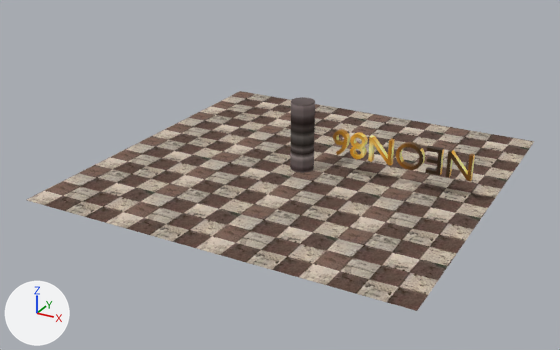
A saved change to the Blender file demos/shadowmap/scene.blend.
Before and after are seen from a 50 mm lens placed at (27.8, -54.4, 26.1), pointed at (-0.7, -2.7, 0.3). Every picture has the same lights, and +X, +Y and +Z are marked at lower left.

Objects in the first picture: 'NEON86', 'ground', 'pillar'.
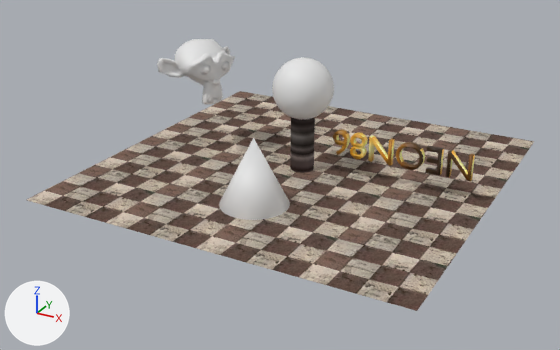
What differs and where, as boxes (x1, y1, x2, y2) in the pictures (560 x 350 px):
'Cone', added: after (219, 138, 290, 220)
'Sphere', added: after (272, 57, 334, 120)
'Suzanne', added: after (157, 39, 235, 104)
part 1 of me_cylinder, shading changed: (290, 117, 315, 173) in both
part 2 of me_neon86, shading changed: (333, 129, 475, 182) in both

The edits, one by one:
Material 'Material' (mat_material) is new.
Its base color is (0.8, 0.8, 0.8) (white #e7e7e7).
Material 'Material.005' (mat_material_005) is new.
Its base color is (0.8, 0.8, 0.8) (white #e7e7e7).
Material 'Material.004' (mat_material_004) is new.
Its base color is (0.8, 0.8, 0.8) (white #e7e7e7).
me_cylinder has 24 vertices, 14 faces and spans x -1.0..1.0, y -1.0..1.0, z 0.0..6.0.
me_cylinder is used by ob_pillar; location (0.0, 0.0, 0.0).
me_cylinder part 1: all faces are now shaded smooth (14 of 14 changed).
me_neon86 has 882 vertices, 1315 faces and spans x 2.81..14.42, y 0.0..0.49, z 1.83..3.98.
me_neon86 is used by ob_neon86; location (0.0, 0.0, 0.0).
me_neon86 part 2: all faces are now shaded smooth (1315 of 1315 changed).
Mesh me_suzanne is new.
It has 507 vertices, 500 faces and spans x -3.72..3.72, y -2.32..2.32, z -2.68..2.68.
It uses material mat_material (white #e7e7e7).
Mesh me_cone is new.
It is a 32-sided cone pointing to +z spanning x -2.79..2.79, y -2.79..2.79, z -2.79..2.79.
It uses material mat_material_005 (white #e7e7e7).
Mesh me_sphere is new.
It is a UV sphere (32 segments, 16 rings, poles along z) spanning x -2.53..2.53, y -2.53..2.53, z -2.53..2.53.
It uses material mat_material_004 (white #e7e7e7).
Object 'Suzanne' (ob_suzanne) is new; it shows me_suzanne.
Its location is (-9.82, 0.0, 7.27).
Its rotation in degrees is (0, 0, 66).
Object 'Cone' (ob_cone) is new; it shows me_cone.
Its location is (0.0, -8.0, 2.68).
Object 'Sphere' (ob_sphere) is new; it shows me_sphere.
Its location is (0.0, 0.0, 7.07).
